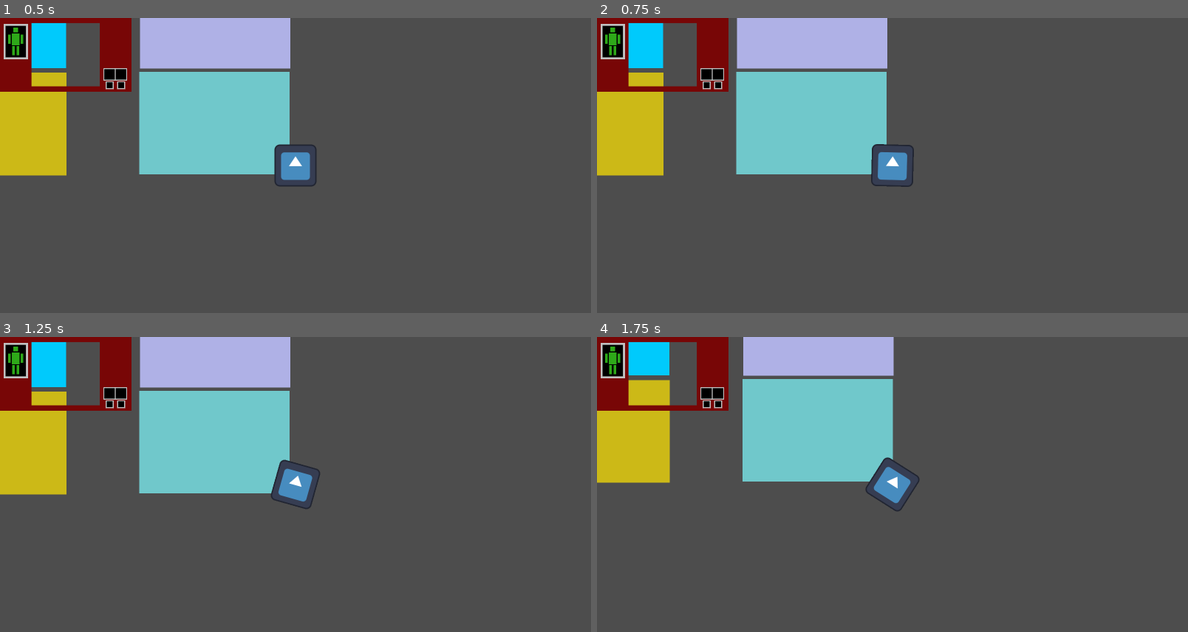
Above: before the commit, frames 1-4 (two rows, left to right).
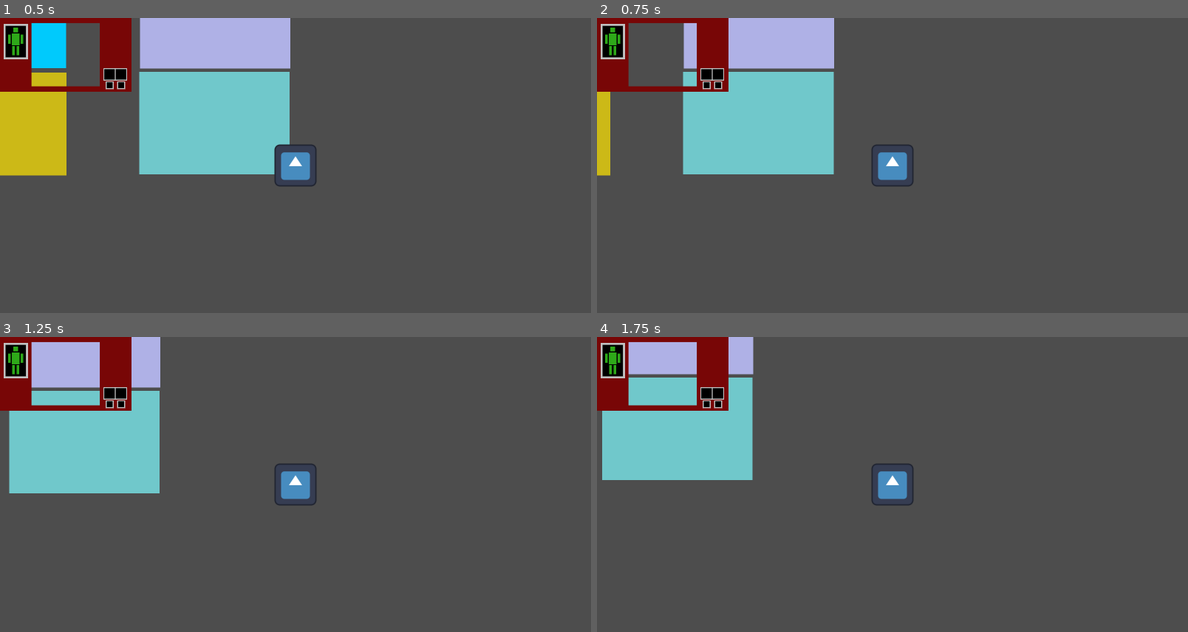
Above: after the commit, the same moments.

Repository: alin-but-real/gamenr1
Game: Godot game, scene res://scenes/main.tscn
The game is run twice, just before and just after one commit, with the same random seed, the same clock (stepped at 60 frames per second) and the same inputs. The engine's default icon, where the game draws it, is replaced by a stand-in: a white triangle on a blue panel in a dark square.
Inputs:
- Up to frame 1 (0.5 s): no input
- Up to frame 2 (0.75 s): tap Enter at 0.5 s; hold E (move_right, bound only after the commit) from 0.53 s (still down)
- Up to frame 3 (1.25 s): keep holding E (move_right, bound only after the commit)
- Up to frame 4 (1.75 s): release E (move_right, bound only after the commit) at 1.28 s; hold S (move_backward) from 1.28 s (still down)

Frame 1 is identical in both runs. In frame 2, 12% of the frame differs, in the area x 2-53%, y 0-55%; in frame 3, 21%, in the area x 0-55%, y 0-59%; in frame 4, 21%.

Commit message:
dash code 3, better defaults and cooldown

Diff:
--- a/project.godot
+++ b/project.godot
@@ -35,21 +35,21 @@
 }
 turn_left={
 "deadzone": 0.2,
-"events": [Object(InputEventKey,"resource_local_to_scene":fa …(140 unchanged characters)… d":false,"keycode":0,"physical_keycode":81,"key_label":0,"unicode":113,"location":0,"echo":false,"script":null)
+"events": [Object(InputEventKey,"resource_local_to_scene":fa …(140 unchanged characters)… d":false,"keycode":0,"physical_keycode":65,"key_label":0,"unicode":97,"location":0,"echo":false,"script":null)
 ]
 }
 turn_right={
 "deadzone": 0.2,
-"events": [Object(InputEventKey,"resource_local_to_scene":fa …(141 unchanged characters)… ":false,"keycode":0,"physical_keycode":69,"key_label":0,"unicode":101,"location":0,"echo":false,"script":null)
+"events": [Object(InputEventKey,"resource_local_to_scene":fa …(141 unchanged characters)… ":false,"keycode":0,"physical_keycode":68,"key_label":0,"unicode":100,"location":0,"echo":false,"script":null)
 ]
 }
 move_left={
 "deadzone": 0.2,
-"events": [Object(InputEventKey,"resource_local_to_scene":fa …(140 unchanged characters)… d":false,"keycode":0,"physical_keycode":65,"key_label":0,"unicode":97,"location":0,"echo":false,"script":null)
+"events": [Object(InputEventKey,"resource_local_to_scene":fa …(140 unchanged characters)… d":false,"keycode":0,"physical_keycode":81,"key_label":0,"unicode":113,"location":0,"echo":false,"script":null)
 ]
 }
 move_right={
 "deadzone": 0.2,
-"events": [Object(InputEventKey,"resource_local_to_scene":fa …(141 unchanged characters)… ":false,"keycode":0,"physical_keycode":68,"key_label":0,"unicode":100,"location":0,"echo":false,"script":null)
+"events": [Object(InputEventKey,"resource_local_to_scene":fa …(141 unchanged characters)… ":false,"keycode":0,"physical_keycode":69,"key_label":0,"unicode":101,"location":0,"echo":false,"script":null)
 ]
 }
--- a/scenes/main.tscn
+++ b/scenes/main.tscn
@@ -12,8 +12,8 @@
 move_speed = 5
 move_accel = 2
 move_decceleration = 20
-dash_speed = 200
-dash_decceleration = 1
+dash_cooldown = 5000
+dash_decceleration = 20
 
 [node name="background" type="ColorRect" parent="."]
 anchors_preset = 8
--- a/scripts/player.gd
+++ b/scripts/player.gd
@@ -9,7 +9,7 @@
 ##This is how much the mech will deccelerate by each frame, when not holding down any movement key.
 @export var move_decceleration = 1
 
-##This is the cooldown before the player is allowed to dash again, measured in milliseconds. (1s = 1000ms)
+##This is the cooldown before the player is allowed to dash again. I don't know what this is even measured in.
 @export var dash_cooldown = 2000
 ##This is the speed the player will gain when dashing. It's also related to the time it takes to dash and is jank af.
 @export var dash_speed = 1000;
